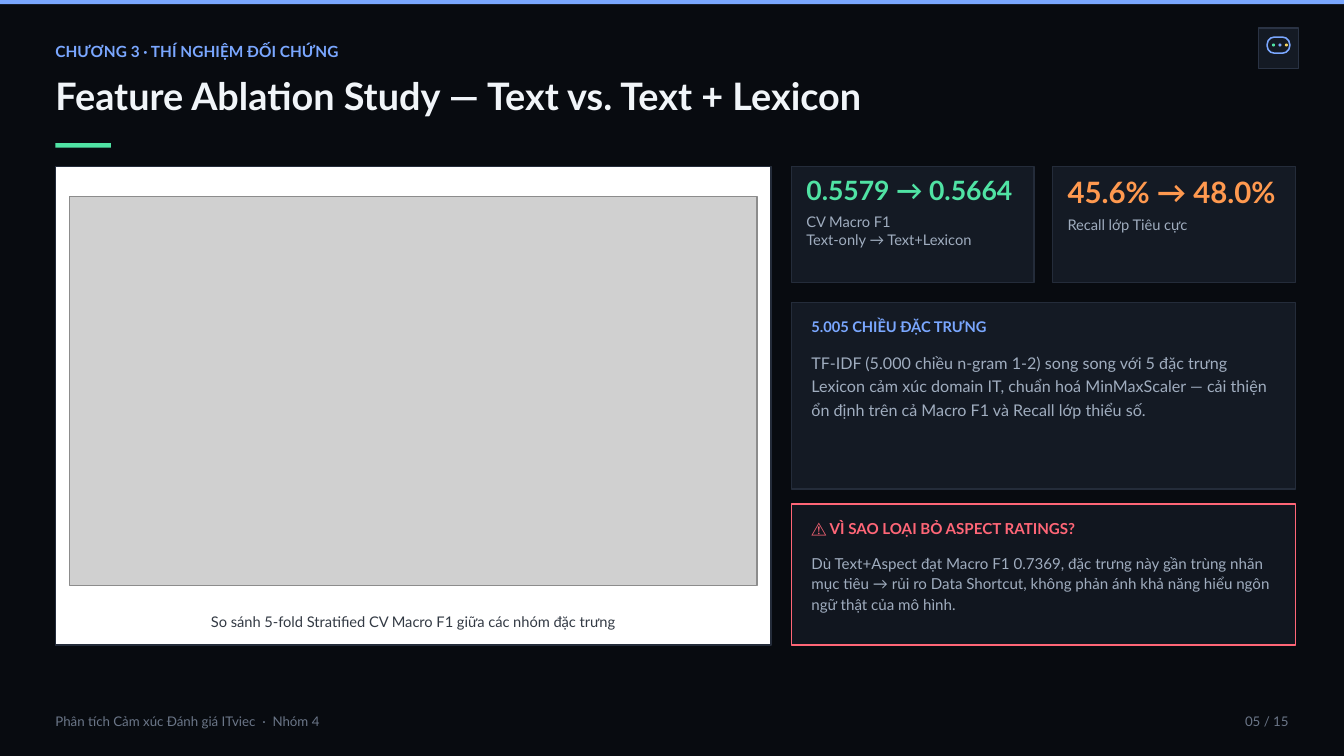
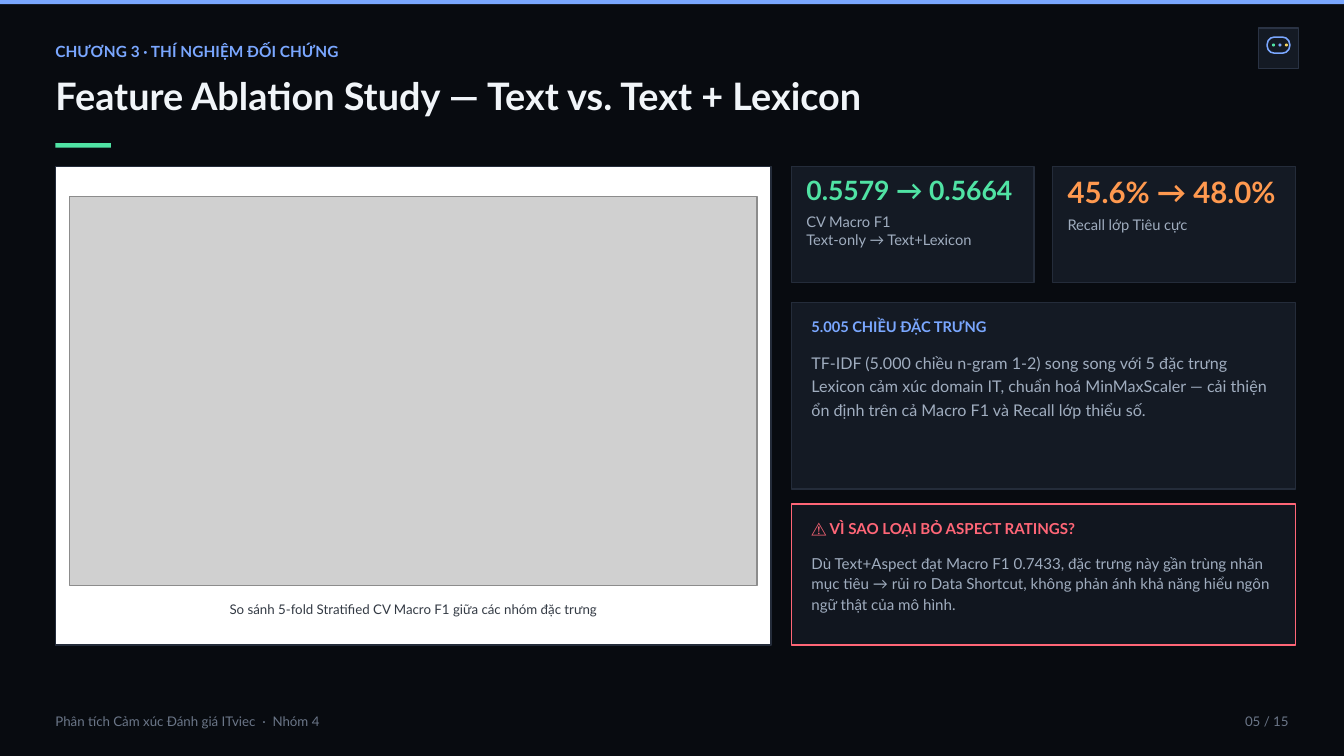
Before and after one commit to duyvv1712/NLP-Sentiment-Analysis-ITviec, a slide deck: slide 6 of reports/slides/NLP_ITviec_Sentiment_Slides.pptx. Drawn at 1344x756 pixels with LibreOffice and Linux fonts; fonts in the diff are those of the drawing; grey boxes stand for pictures. Boxes give left, top, right and bottom in pixels: in the first picture for what was removed or moved away, otherwise in the second. Text is boxed around its words. In the diff, an @@ line names an element or a change of style, - is before the commit and + after.

```diff
--- a/reports/slides/NLP_ITviec_Sentiment_Slides.pptx
+++ b/reports/slides/NLP_ITviec_Sentiment_Slides.pptx
@@ text at (811, 557, 1269, 613): text changed @@
-Dù Text+Aspect đạt Macro F1 0.7369, đặc trưng này gần trùng nhãn mục tiêu → rủi ro Data Shortcut, không phản ánh khả năng hiểu ngôn ngữ thật của mô hình.
+Dù Text+Aspect đạt Macro F1 0.7433, đặc trưng này gần trùng nhãn mục tiêu → rủi ro Data Shortcut, không phản ánh khả năng hiểu ngôn ngữ thật của mô hình.
@@ text "So sánh 5-fold Stratified CV ...": place and size @@
-text "So sánh 5-fold Stratified CV ..." at (211, 616, 616, 630)
+text "So sánh 5-fold Stratified CV ..." at (230, 604, 596, 617)
@@ text "So sánh 5-fold Stratified CV ..." at (230, 604, 596, 617): size 10.5 to 9.5 pt; line spacing 1 to 1.05 @@
```
Also in this commit, not shown: 10 other slides changed, 3 other files.
